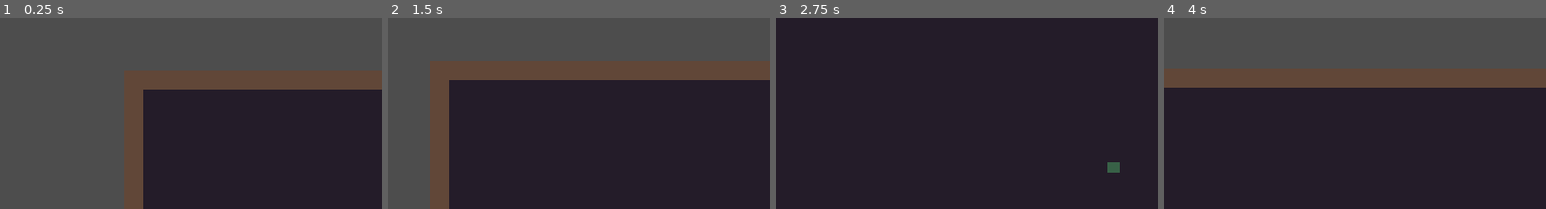
Above: before the commit, frames 1-4 (left to right).
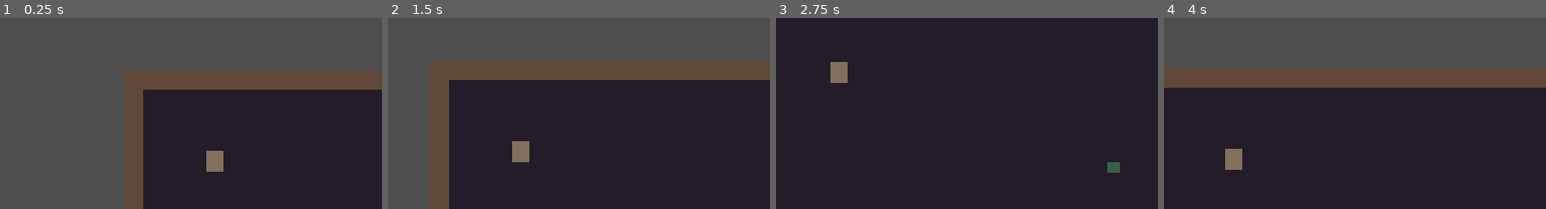
Above: after the commit, the same moments.

Repository: IAmdeGroot/software-factory
Game: Godot game, scene res://scenes/main.tscn
Same seed, same stepped clock (60 frames per second), same inputs: the game is played once before the commit and once after it.
Inputs:
- Up to frame 1 (0.25 s): no input
- Up to frame 2 (1.5 s): tap Enter at 0.5 s; hold Right (ui_right) 0.53-1.28 s; hold J 0.53-1.28 s; hold Down (ui_down) from 1.28 s (still down); tap J at 1.35 s
- Up to frame 3 (2.75 s): release Down (ui_down) at 2.03 s; hold Right (ui_right) from 2.03 s (still down); hold J from 2.03 s (still down)
- Up to frame 4 (4 s): release Right (ui_right) at 2.78 s; release J at 2.78 s; hold Up (ui_up) 2.78-3.53 s; tap J at 2.85 s; hold Left (ui_left) from 3.53 s (still down); hold J from 3.53 s (still down)
The pictures show only the part of the screen within x 0-50%, y 0-50%; the shares and areas given below are measured in that part.

The runs differ from the first frame. In frame 1, 0.5% of the frame differs, in the area x 54-59%, y 69-81%; in frame 2, 0.5%; in frame 3, 0.5%; in frame 4, 0.5%.

Commit message:
DUNGEON-011: add a nail shrine that spends two shards.
Walk back to room 1 to hone the nail. The crawler then dies in one hit. Hone and shards survive respawn.

Co-authored-by: IAmdeGroot <IAmdeGroot@users.noreply.github.com>

Diff:
--- a/examples/dark-dungeon/scenes/main.tscn
+++ b/examples/dark-dungeon/scenes/main.tscn
@@ -1,9 +1,10 @@
-[gd_scene load_steps=11 format=3 uid="uid://darkdungeonmain001"]
+[gd_scene load_steps=12 format=3 uid="uid://darkdungeonmain001"]
 
 [ext_resource type="PackedScene" uid="uid://darkdungeonplayer002" path="res://scenes/player.tscn" id="1_player"]
 [ext_resource type="PackedScene" uid="uid://darkdungeonenemy005" path="res://scenes/enemy.tscn" id="2_enemy"]
 [ext_resource type="PackedScene" uid="uid://darkdungeoncrawler008" path="res://scenes/crawler.tscn" id="3_crawler"]
 [ext_resource type="PackedScene" uid="uid://darkdungeonskitter009" path="res://scenes/skitter.tscn" id="4_skitter"]
+[ext_resource type="PackedScene" uid="uid://darkdungeonshrine011" path="res://scenes/shrine.tscn" id="5_shrine"]
 
 [sub_resource type="RectangleShape2D" id="WallHorizontal"]
 size = Vector2(864, 32)
@@ -156,6 +157,9 @@
 [node name="Player" parent="." instance=ExtResource("1_player")]
 position = Vector2(640, 360)
 
+[node name="Shrine" parent="Room" instance=ExtResource("5_shrine")]
+position = Vector2(360, 240)
+
 [node name="Enemy" parent="." instance=ExtResource("2_enemy")]
 position = Vector2(820, 400)
 
--- /dev/null
+++ b/examples/dark-dungeon/scenes/shrine.tscn
@@ -0,0 +1,21 @@
+[gd_scene load_steps=3 format=3 uid="uid://darkdungeonshrine011"]
+
+[ext_resource type="Script" path="res://scripts/shrine.gd" id="1_shrine"]
+
+[sub_resource type="RectangleShape2D" id="ShrineHit"]
+size = Vector2(28, 36)
+
+[node name="Shrine" type="Area2D"]
+monitoring = true
+monitorable = false
+script = ExtResource("1_shrine")
+
+[node name="Body" type="ColorRect" parent="."]
+offset_left = -14.0
+offset_top = -18.0
+offset_right = 14.0
+offset_bottom = 18.0
+color = Color(0.5, 0.44, 0.36, 1)
+
+[node name="CollisionShape2D" type="CollisionShape2D" parent="."]
+shape = SubResource("ShrineHit")
--- a/examples/dark-dungeon/scripts/crawler.gd
+++ b/examples/dark-dungeon/scripts/crawler.gd
@@ -13,8 +13,8 @@
 	body_entered.connect(_on_body_entered)
 
 
-func take_nail_hit() -> void:
-	hits -= 1
+func take_nail_hit(amount: int = 1) -> void:
+	hits -= amount
 	if hits <= 0:
 		_drop_shard()
 		queue_free()
--- a/examples/dark-dungeon/scripts/enemy.gd
+++ b/examples/dark-dungeon/scripts/enemy.gd
@@ -7,7 +7,7 @@
 	body_entered.connect(_on_body_entered)
 
 
-func take_nail_hit() -> void:
+func take_nail_hit(_amount: int = 1) -> void:
 	_drop_shard()
 	queue_free()
 
--- a/examples/dark-dungeon/scripts/player.gd
+++ b/examples/dark-dungeon/scripts/player.gd
@@ -13,6 +13,7 @@
 var iframes := 0.0
 var spawn_position := Vector2.ZERO
 var shards := 0
+var nail_damage := 1
 
 @onready var nail: Area2D = $Nail
 @onready var nail_visible: ColorRect = $Nail/Visible
@@ -71,6 +72,18 @@
 	_refresh_shard_label()
 
 
+func hone_nail(cost: int) -> bool:
+	if nail_damage >= 2:
+		return false
+	if shards < cost:
+		return false
+	shards -= cost
+	nail_damage = 2
+	nail_visible.color = Color(0.95, 0.96, 1.0, 0.95)
+	_refresh_shard_label()
+	return true
+
+
 func _respawn() -> void:
 	hp = MAX_HP
 	iframes = 0.0
@@ -100,4 +113,4 @@
 
 func _on_nail_area_entered(area: Area2D) -> void:
 	if area.has_method("take_nail_hit"):
-		area.take_nail_hit()
+		area.take_nail_hit(nail_damage)
--- /dev/null
+++ b/examples/dark-dungeon/scripts/shrine.gd
@@ -0,0 +1,18 @@
+extends Area2D
+
+## Nail shrine. Two shards hone the nail. Already honed does nothing.
+
+const COST := 2
+
+@onready var body: ColorRect = $Body
+
+
+func _ready() -> void:
+	body_entered.connect(_on_body_entered)
+
+
+func _on_body_entered(other: Node2D) -> void:
+	if not other.has_method("hone_nail"):
+		return
+	if other.hone_nail(COST):
+		body.color = Color(0.22, 0.2, 0.18, 1)
--- a/examples/dark-dungeon/scripts/skitter.gd
+++ b/examples/dark-dungeon/scripts/skitter.gd
@@ -23,7 +23,7 @@
 		dir = 1.0
 
 
-func take_nail_hit() -> void:
+func take_nail_hit(_amount: int = 1) -> void:
 	_drop_shard()
 	queue_free()
 
Not shown, changed: docs/brain/decisions.md
Not shown, changed: docs/work-graph/backlog.md
Not shown, added: docs/work-graph/beads/DUNGEON-011.md
Not shown, changed: docs/work-graph/wishes/WISH-001.md
Not shown, changed: examples/dark-dungeon/README.md
Not shown, changed: examples/dark-dungeon/docs/feel.md
Not shown, changed: examples/dark-dungeon/tests/test_crawler.py
Not shown, added: examples/dark-dungeon/tests/test_shrine.py
